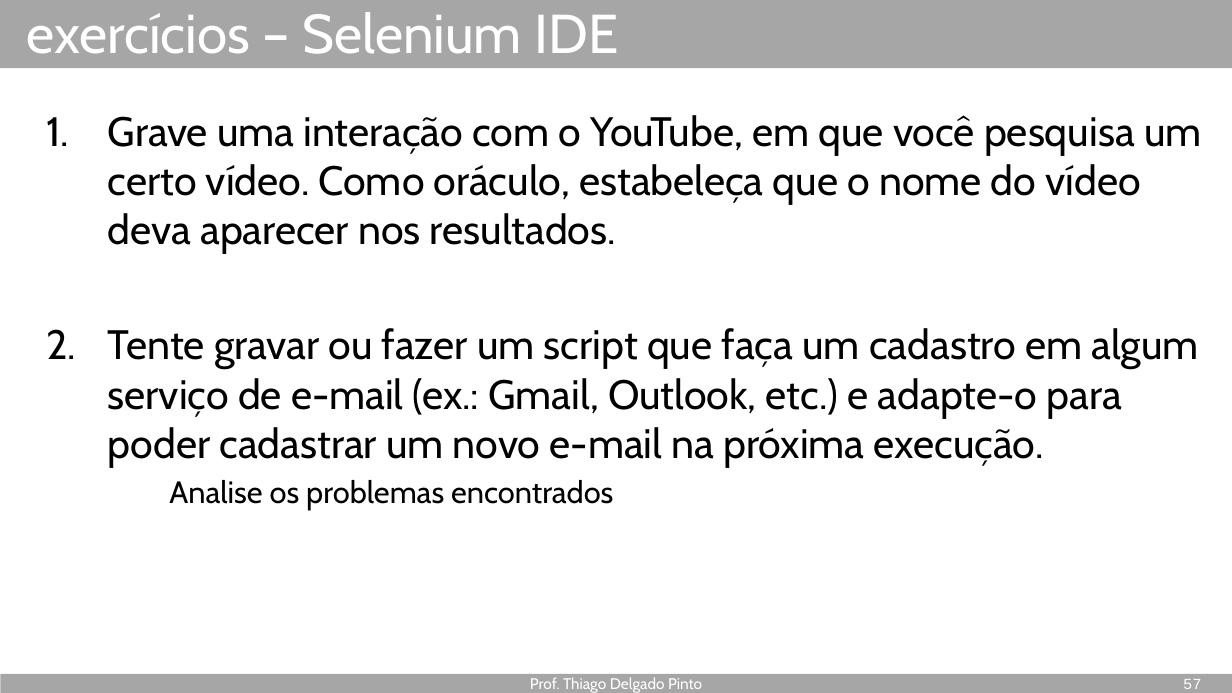
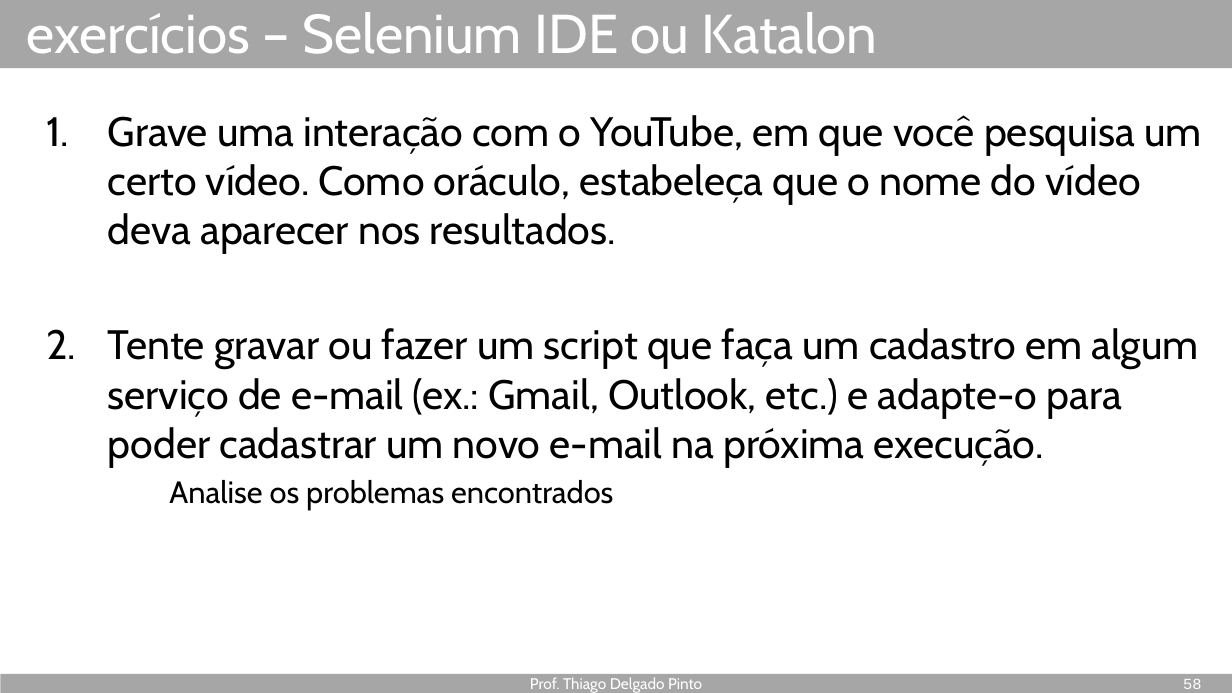
Before and after one commit to thiagodp/ctf, a slide deck: slide 58 of slides/ctf-introducao.ppsx (slide 57 before the commit). Drawn at 1232x693 pixels with LibreOffice and Linux fonts; fonts in the diff are those of the drawing. Boxes give left, top, right and bottom in pixels: in the first picture for what was removed or moved away, otherwise in the second. Text is boxed around its words. In the diff, an @@ line names an element or a change of style, - is before the commit and + after.

```diff
--- a/slides/ctf-introducao.ppsx
+++ b/slides/ctf-introducao.ppsx
@@ title at <box>27,12,877,54</box>: text changed @@
-exercícios – Selenium IDE
+exercícios – Selenium IDE ou Katalon
@@ page number at <box>1183,679,1201,689</box>: text changed @@
-57
+58
```
Also in this commit, not shown: 1 other slide changed, 2 slides added, 1 other file.
